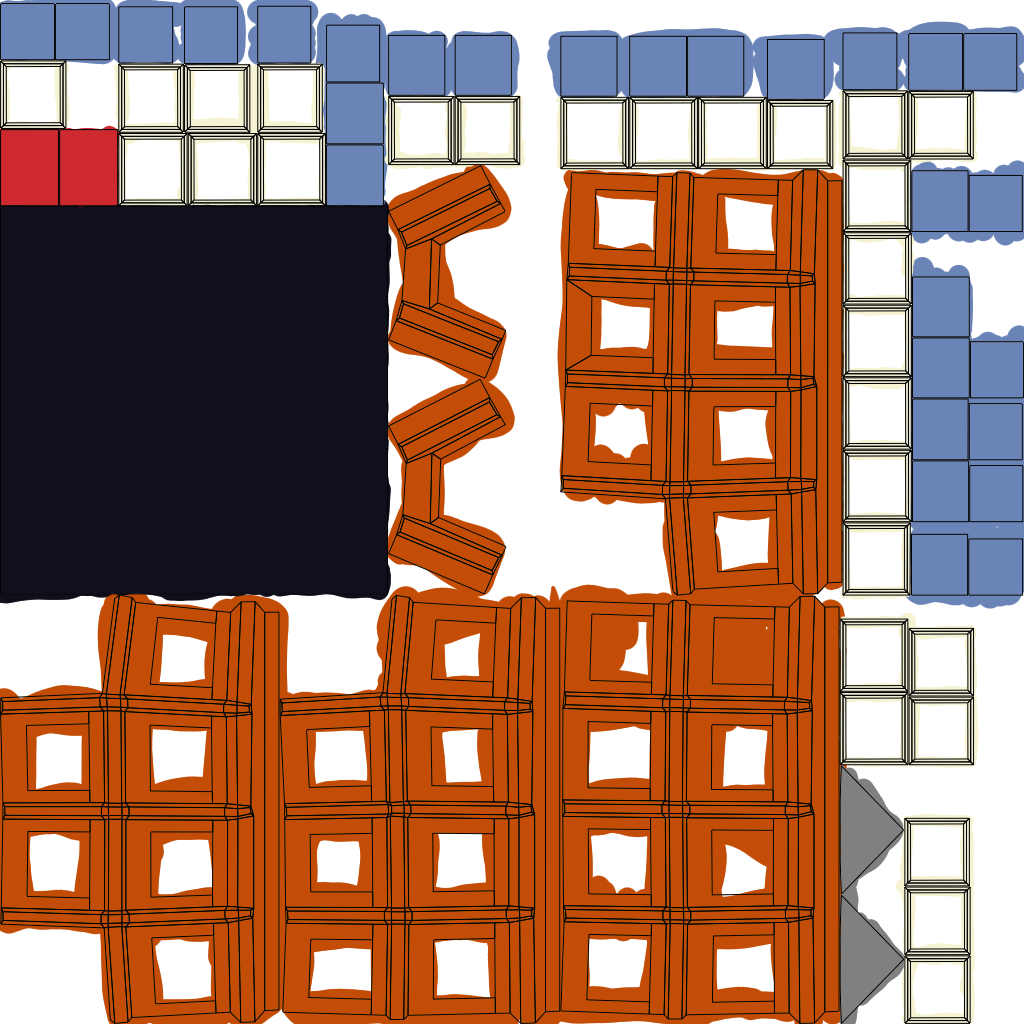
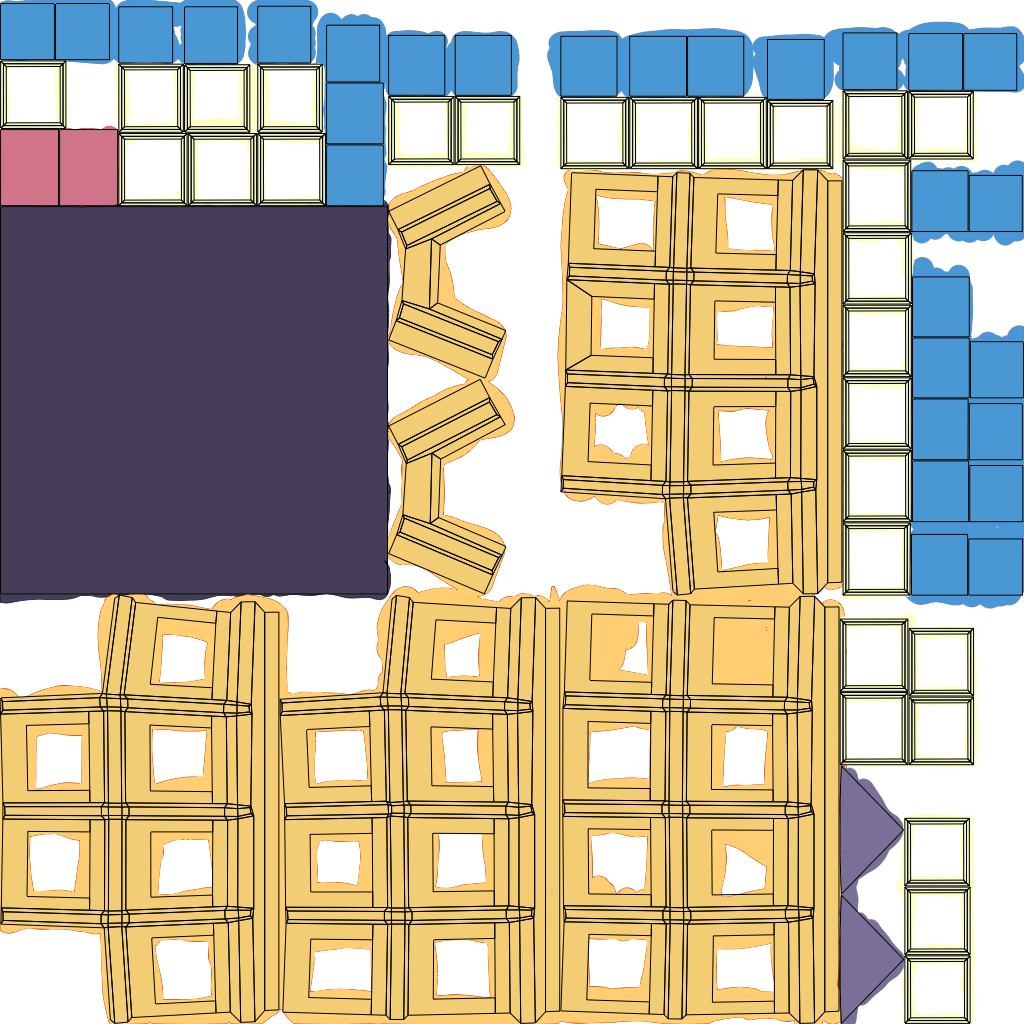
The second (1024, 1024) image is a revision of the first. Changes to its layers:
painted on "Paint Layer 2" over [0, 0, 1024, 1024]
painted on "Paint Layer 1" over [0, 0, 1024, 1024]
